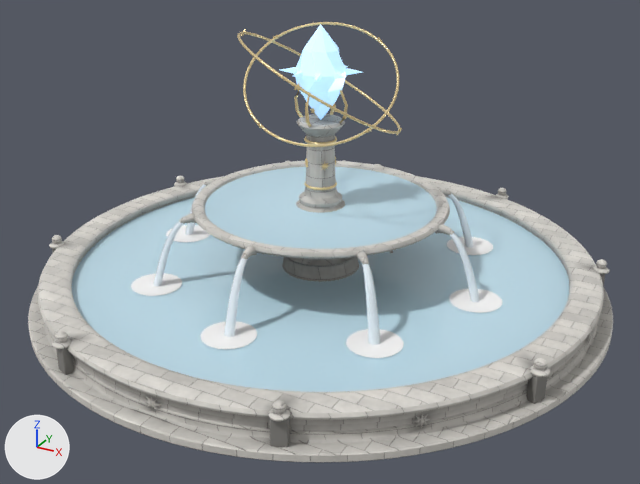
Renders of the glTF model fountain_hq.glb from each side of a commit.
Camera for both pictures: a camera (50 mm lens) standing at (9.6, -17.49, 9.97) and looking at (0.34, -0.66, 1.56). Lighting does not change. The marker at lower left points along +X, +Y and +Z. The picture after the commit comes second. Vertices at exactly the same position are counted once.

Names of what the first picture shows: 'WishFountain_crystal', 'WishFountain_falls', 'WishFountain_foam', 'WishFountain_gold', 'WishFountain_stone', 'WishFountain_water'.
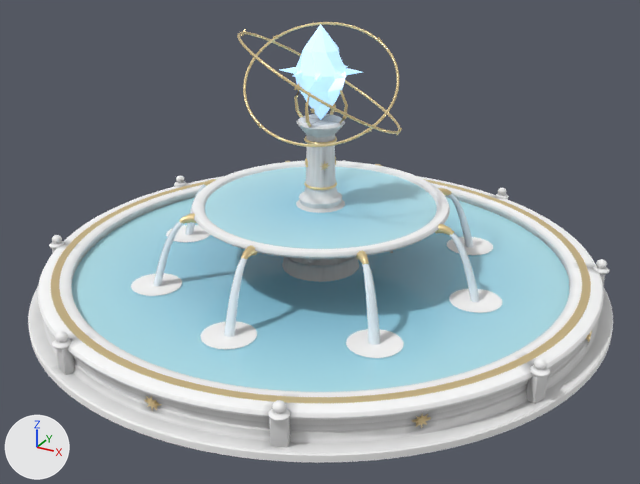
Location of each change, (x1, y1, x2, y2) in pixels of the pictures (640 x 484 px):
'WishFountain_stone', surface changed (grey to white)
    both: (28, 114, 613, 463)
part 1 of me_basin, deleted
    before: (145, 161, 592, 428)
part 2 of me_basin, recoloured
    both: (31, 114, 611, 463)
part 3 of me_torus, added
    after: (145, 396, 161, 411)
part 4 of me_torus, added
    after: (412, 414, 431, 428)
part 5 of me_torus, added
    after: (51, 179, 591, 403)
part 6 of me_torus, added
    after: (179, 161, 454, 265)
part 7 of me_wishfountain_water, recoloured
    both: (72, 167, 569, 392)
part 8 of me_wishfountain_water, recoloured
    both: (190, 239, 451, 328)

The change, as a list of edits to the scene's bpy script:
```text
Change mat_vp3_stone:
    remove # nodes: BsdfPrincipled, Mix, NormalMap, OutputMaterial, TexImage x2, VertexColor
    remove # uses the picture img_stone_hq
    remove # uses the picture img_stone_nrm_hq
    nodes: BsdfPrincipled, OutputMaterial, VertexColor
Change me_basin:
    used by ob_wishfountain_stone; location = (0.0, 0.0, 0.0)
    remove me_basin.from_pydata(...)  # 8765 vertices, 16832 faces; spans x -7.0..7.0, y -7.0..7.0, z 0.0..4.32
    add me_basin.from_pydata(...)  # 8165 vertices, 15696 faces; spans x -7.0..7.0, y -7.0..7.0, z 0.0..4.32
    me_basin part 1: 16 loose pieces with 600 vertices, spanning x -6.65..6.65, y -6.65..6.65, z 0.25..2.32, are deleted
    me_basin part 2: 6788 kept faces spanning x -7.0..7.0, y -7.0..7.0, z 0.0..4.32 get new vertex colours; the middle colour goes from light grey #cccccc to light grey #cbcbcb
Change me_torus:
    used by ob_wishfountain_gold; location = (0.0, 0.0, 0.0)
    remove me_torus.from_pydata(...)  # 3760 vertices, 7440 faces; spans x -1.94..1.94, y -2.05..2.05, z 2.72..6.31
    add me_torus.from_pydata(...)  # 4744 vertices, 9152 faces; spans x -6.65..6.65, y -6.65..6.65, z 0.25..6.31
    me_torus part 3: the loose piece of 33 vertices spanning x -0.33..-0.15, y -0.33..-0.15, z 3.18..3.42 is copied, and the copy is multiplied about its middle by the matrix ((0.835, -0.835, 1.181), (1.181, 1.181, 0.0), (-0.835, 0.835, 1.181)), then moved by (0.24, -6.35, -2.85); it spans x -0.2..0.2, y -6.65..-6.57, z 0.25..0.65
    me_torus part 4: the loose piece of 33 vertices spanning x 0.15..0.33, y -0.33..-0.15, z 3.18..3.42 is copied, and the copy is scaled about its middle by (1.68, 1.68, 1.66), then moved by (4.42, -4.42, -2.85); it spans x 4.51..4.81, y -4.81..-4.51, z 0.25..0.65
    me_torus part 5: 384 vertices added at x -6.42..6.42, y -6.42..6.42, z 0.86..0.87
    me_torus part 6: 336 vertices added at x -3.41..3.41, y -3.41..3.41, z 2.09..2.32
    other edits to the shape of me_torus do not show in these pictures
Change me_wishfountain_water:
    where me_wishfountain_water.from_pydata(...)  # 576 vertices, 704 faces; spans x -6.03..6.03, y -6.03..6.03, z 0.62..2.24
    used by ob_wishfountain_water; location = (0.0, 0.0, 0.0)
    me_wishfountain_water part 7: 448 faces centred in x -5.08..5.08, y -5.08..5.08, z 0.62..2.24 are repainted in the vertex colours; the middle colour goes from white #f7f7f7 to pale blue #d4f3f6
    me_wishfountain_water part 8: 256 faces centred in x -2.43..2.43, y -2.43..2.43, z 0.62 are repainted in the vertex colours; the middle colour goes from white #ffffff to cyan #bae5f2
```
